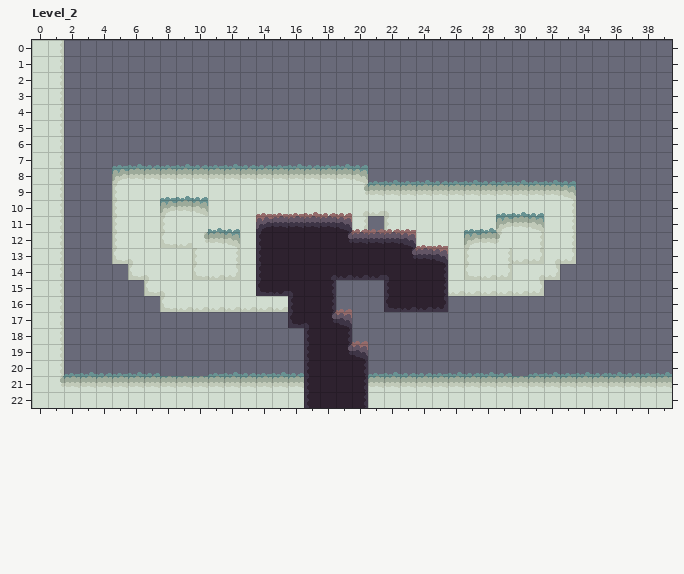
Two states of a LDtk project, assets/tilemaps/map_0.ldtk. The picture above was drawn from the file before the commit.
Cells are 16x16 px. Shown: Level_2 x 0..39, y 0..22.
Now the later version:
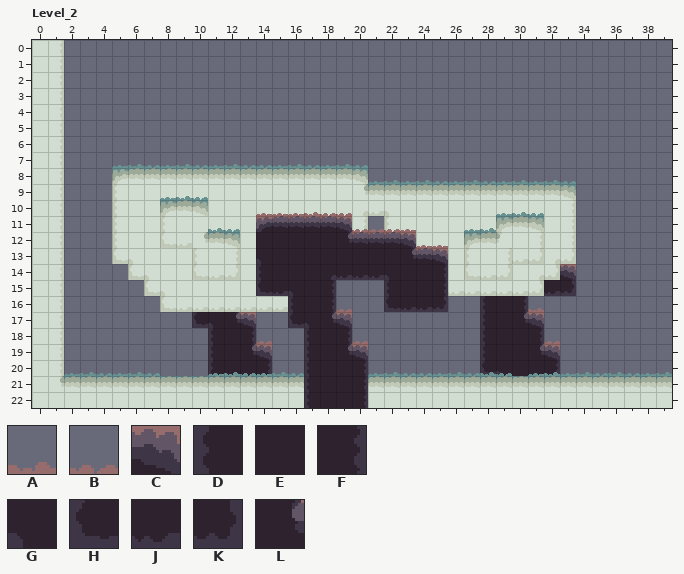
Key: from "Ground_tileset": A 1, B 2, C 7, D 10, E 11, F 12, G 14, H 15, J 16, K 17, L 18.
_ is an empty cell.
Tiles of an added or newly shown layer are drawn over the layers below it.
What changed:
Layer "BG" (added):
y 14: x 33 _ -> C
y 15: x 32..33 __ -> JK
y 16: x 28..31 ____ -> DEFA
y 17: x 10..13 ____ -> HGLC; x 28..31 ____ -> DELC
y 18: x 11..14 ____ -> DEFB; x 28..32 _____ -> DEEFB
y 19: x 11..14 ____ -> DELC; x 28..32 _____ -> DEELC
y 20: x 11..14 ____ -> DEEF; x 28..32 _____ -> HGEEF
Layer "FG":
y 12: x 14 D -> E
y 13: x 14 D -> G
Where, in picture pixels (left, top, right, bottom), the same in both pictures:
changed: (256, 232, 261, 262)
added: (480, 264, 576, 376)
added: (192, 312, 272, 376)
